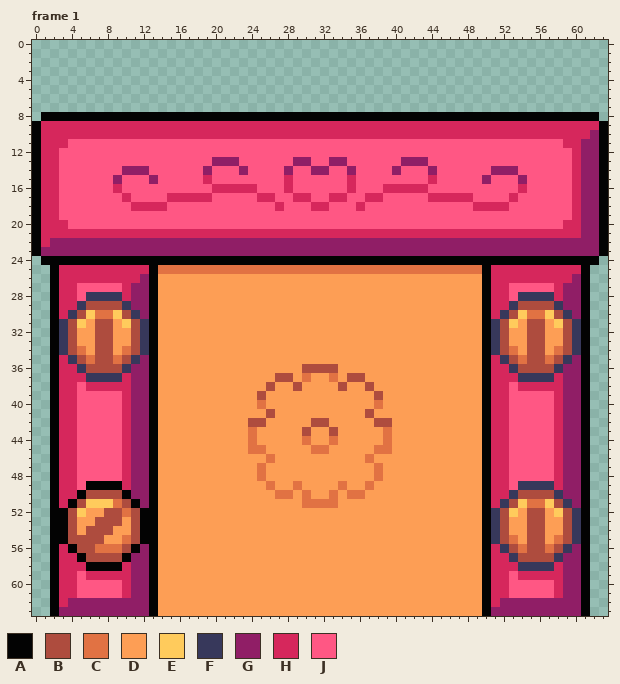
File history of a pixel-art file, graphics/sub_area_gate.aseprite. The picture above was drawn from the file before the commit.
64x64 pixels, 4 frames. Shown: frame 1. The commit also changed other frames, which this record leaves out.
Visible layers, top first: "Bolt", "Gate", "Seal", "Door".
Palette (. is transparent): A #030303  B #ae4c3e  C #e17243  D #fd9e55  E #ffcb5c  F #37385b  G #901e66  H #d6275c  J #ff5784
Pixels before, frame 1, first column x 0:
 8 .AAAAAAAAAAAAAAAAAAAAAAAAAAAAAAAAAAAAAAAAAAAAAAAAAAAAAAAAAAAAAA.
 9 AHHHHHHHHHHHHHHHHHHHHHHHHHHHHHHHHHHHHHHHHHHHHHHHHHHHHHHHHHHHHHHA
10 AHHHHHHHHHHHHHHHHHHHHHHHHHHHHHHHHHHHHHHHHHHHHHHHHHHHHHHHHHHHHHGA
11 AHHHJJJJJJJJJJJJJJJJJJJJJJJJJJJJJJJJJJJJJJJJJJJJJJJJJJJJJJJHHGGA
12 AHHJJJJJJJJJJJJJJJJJJJJJJJJJJJJJJJJJJJJJJJJJJJJJJJJJJJJJJJJJHGGA
13 AHHJJJJJJJJJJJJJJJJJGGGJJJJJJGGJJGGJJJJJJGGGJJJJJJJJJJJJJJJJHGGA
14 AHHJJJJJJJGGGJJJJJJGJJJGJJJJGJJGGJJGJJJJGJJJGJJJJJJGGGJJJJJJHGGA
15 AHHJJJJJJGJJJGJJJJJHJJJJJJJJHJJJJJJHJJJJJJJJHJJJJJGJJJGJJJJJHGGA
16 AHHJJJJJJHJJJJJJJJJJHHHHHJJJHJJJJJJHJJJHHHHHJJJJJJJJJJHJJJJJHGGA
17 AHHJJJJJJJHJJJJHHHHHJJJJJHHJJHHJJHHJJHHJJJJJHHHHHJJJJHJJJJJJHGGA
18 AHHJJJJJJJJHHHHJJJJJJJJJJJJHJJJHHJJJHJJJJJJJJJJJJHHHHJJJJJJJHGGA
19 AHHJJJJJJJJJJJJJJJJJJJJJJJJJJJJJJJJJJJJJJJJJJJJJJJJJJJJJJJJJHGGA
20 AHHHJJJJJJJJJJJJJJJJJJJJJJJJJJJJJJJJJJJJJJJJJJJJJJJJJJJJJJJHHGGA
21 AHHHHHHHHHHHHHHHHHHHHHHHHHHHHHHHHHHHHHHHHHHHHHHHHHHHHHHHHHHHHGGA
22 AHGGGGGGGGGGGGGGGGGGGGGGGGGGGGGGGGGGGGGGGGGGGGGGGGGGGGGGGGGGGGGA
23 AGGGGGGGGGGGGGGGGGGGGGGGGGGGGGGGGGGGGGGGGGGGGGGGGGGGGGGGGGGGGGGA
24 .AAAAAAAAAAAAAAAAAAAAAAAAAAAAAAAAAAAAAAAAAAAAAAAAAAAAAAAAAAAAAA.
25 ..AHHHHHHHHHHACCCCCCCCCCCCCCCCCCCCCCCCCCCCCCCCCCCCAHHHHHHHHHHA..
26 ..AHHHHHHHHHGADDDDDDDDDDDDDDDDDDDDDDDDDDDDDDDDDDDDAHHHHHHHHHGA..
27 ..AHHJJJJJHGGADDDDDDDDDDDDDDDDDDDDDDDDDDDDDDDDDDDDAHHJJJJJHGGA..
28 ..AHHJFFFFHGGADDDDDDDDDDDDDDDDDDDDDDDDDDDDDDDDDDDDAHHJFFFFHGGA..
29 ..AHHFBBBBFGGADDDDDDDDDDDDDDDDDDDDDDDDDDDDDDDDDDDDAHHFBBBBFGGA..
30 ..AHFBECCEBFGADDDDDDDDDDDDDDDDDDDDDDDDDDDDDDDDDDDDAHFBECCEBFGA..
31 ..AFBEDBBDEBFADDDDDDDDDDDDDDDDDDDDDDDDDDDDDDDDDDDDAFBEDBBDEBFA..
32 ..AFBDDBBDDBFADDDDDDDDDDDDDDDDDDDDDDDDDDDDDDDDDDDDAFBDDBBDDBFA..
33 ..AFBDDBBDDBFADDDDDDDDDDDDDDDDDDDDDDDDDDDDDDDDDDDDAFBDDBBDDBFA..
34 ..AFBCDBBDCBFADDDDDDDDDDDDDDDDDDDDDDDDDDDDDDDDDDDDAFBCDBBDCBFA..
35 ..AHFBCBBCBFGADDDDDDDDDDDDDDDDDDDDDDDDDDDDDDDDDDDDAHFBCBBCBFGA..
36 ..AHHFBBBBFGGADDDDDDDDDDDDDDDDBBBBDDDDDDDDDDDDDDDDAHHFBBBBFGGA..
37 ..AHHHFFFFHGGADDDDDDDDDDDDDBBDCDDCDBBDDDDDDDDDDDDDAHHHFFFFHGGA..
38 ..AHHJHHHHHGGADDDDDDDDDDDDBDDBDDDDBDDBDDDDDDDDDDDDAHHJHHHHHGGA..
39 ..AHHJJJJJHGGADDDDDDDDDDDBDDDDDDDDDDDDBDDDDDDDDDDDAHHJJJJJHGGA..
40 ..AHHJJJJJHGGADDDDDDDDDDDCDDDDDDDDDDDDCDDDDDDDDDDDAHHJJJJJHGGA..
41 ..AHHJJJJJHGGADDDDDDDDDDDDBDDDDDDDDDDBDDDDDDDDDDDDAHHJJJJJHGGA..
42 ..AHHJJJJJHGGADDDDDDDDDDBBDDDDDBBDDDDDBBDDDDDDDDDDAHHJJJJJHGGA..
43 ..AHHJJJJJHGGADDDDDDDDDDCDDDDDBDDBDDDDDCDDDDDDDDDDAHHJJJJJHGGA..
44 ..AHHJJJJJHGGADDDDDDDDDDCDDDDDCDDCDDDDDCDDDDDDDDDDAHHJJJJJHGGA..
45 ..AHHJJJJJHGGADDDDDDDDDDCCDDDDDCCDDDDDCCDDDDDDDDDDAHHJJJJJHGGA..
46 ..AHHJJJJJHGGADDDDDDDDDDDDCDDDDDDDDDDCDDDDDDDDDDDDAHHJJJJJHGGA..
47 ..AHHJJJJJHGGADDDDDDDDDDDCDDDDDDDDDDDDCDDDDDDDDDDDAHHJJJJJHGGA..
48 ..AHHJJJJJHGGADDDDDDDDDDDCDDDDDDDDDDDDCDDDDDDDDDDDAHHJJJJJHGGA..
49 ..AHHJAAAAHGGADDDDDDDDDDDDCDDCDDDDCDDCDDDDDDDDDDDDAHHJFFFFHGGA..
50 ..AHHABBBBAGGADDDDDDDDDDDDDCCDCDDCDCCDDDDDDDDDDDDDAHHFBBBBFGGA..
51 ..AHABEEECBAGADDDDDDDDDDDDDDDDCCCCDDDDDDDDDDDDDDDDAHFBECCEBFGA..
52 ..AABEDDBBCBAADDDDDDDDDDDDDDDDDDDDDDDDDDDDDDDDDDDDAFBEDBBDEBFA..
53 ..AABDDBBBDBAADDDDDDDDDDDDDDDDDDDDDDDDDDDDDDDDDDDDAFBDDBBDDBFA..
54 ..AABDBBBDDBAADDDDDDDDDDDDDDDDDDDDDDDDDDDDDDDDDDDDAFBDDBBDDBFA..
55 ..AABBBBDDCBAADDDDDDDDDDDDDDDDDDDDDDDDDDDDDDDDDDDDAFBCDBBDCBFA..
56 ..AHABBCCCBAGADDDDDDDDDDDDDDDDDDDDDDDDDDDDDDDDDDDDAHFBCBBCBFGA..
57 ..AHHABBBBAGGADDDDDDDDDDDDDDDDDDDDDDDDDDDDDDDDDDDDAHHFBBBBFGGA..
58 ..AHHHAAAAHGGADDDDDDDDDDDDDDDDDDDDDDDDDDDDDDDDDDDDAHHHFFFFHGGA..
59 ..AHHJHHHHHGGADDDDDDDDDDDDDDDDDDDDDDDDDDDDDDDDDDDDAHHJHHHHHGGA..
60 ..AHHJJJJJHGGADDDDDDDDDDDDDDDDDDDDDDDDDDDDDDDDDDDDAHHJJJJJHGGA..
61 ..AHHJJJJJHGGADDDDDDDDDDDDDDDDDDDDDDDDDDDDDDDDDDDDAHHJJJJJHGGA..
62 ..AHGGGGGGGGGADDDDDDDDDDDDDDDDDDDDDDDDDDDDDDDDDDDDAHGGGGGGGGGA..
63 ..AGGGGGGGGGGADDDDDDDDDDDDDDDDDDDDDDDDDDDDDDDDDDDDAGGGGGGGGGGA..
After:
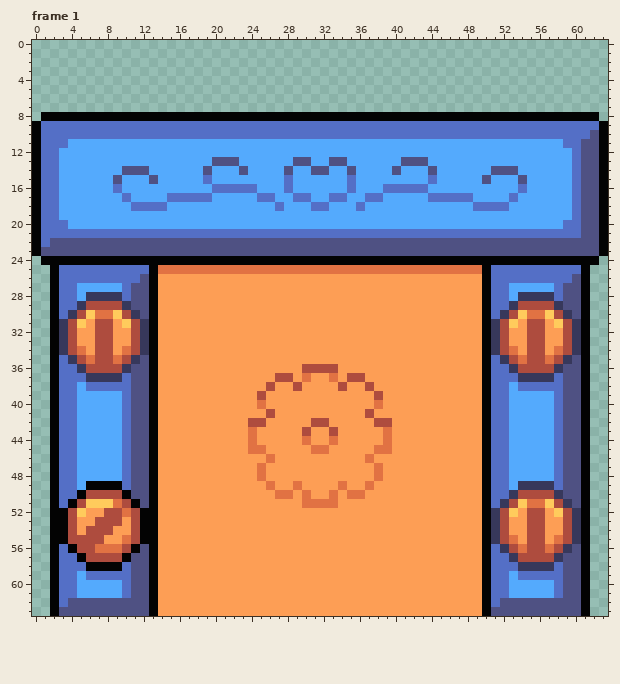
Diff:
colour G: #901e66 -> #4f5183
colour H: #d6275c -> #546fc6
colour J: #ff5784 -> #54aafd
Pixel boxes of the changes (left, top, right, bottom) in both pictures:
changed: (41, 121, 599, 616)
